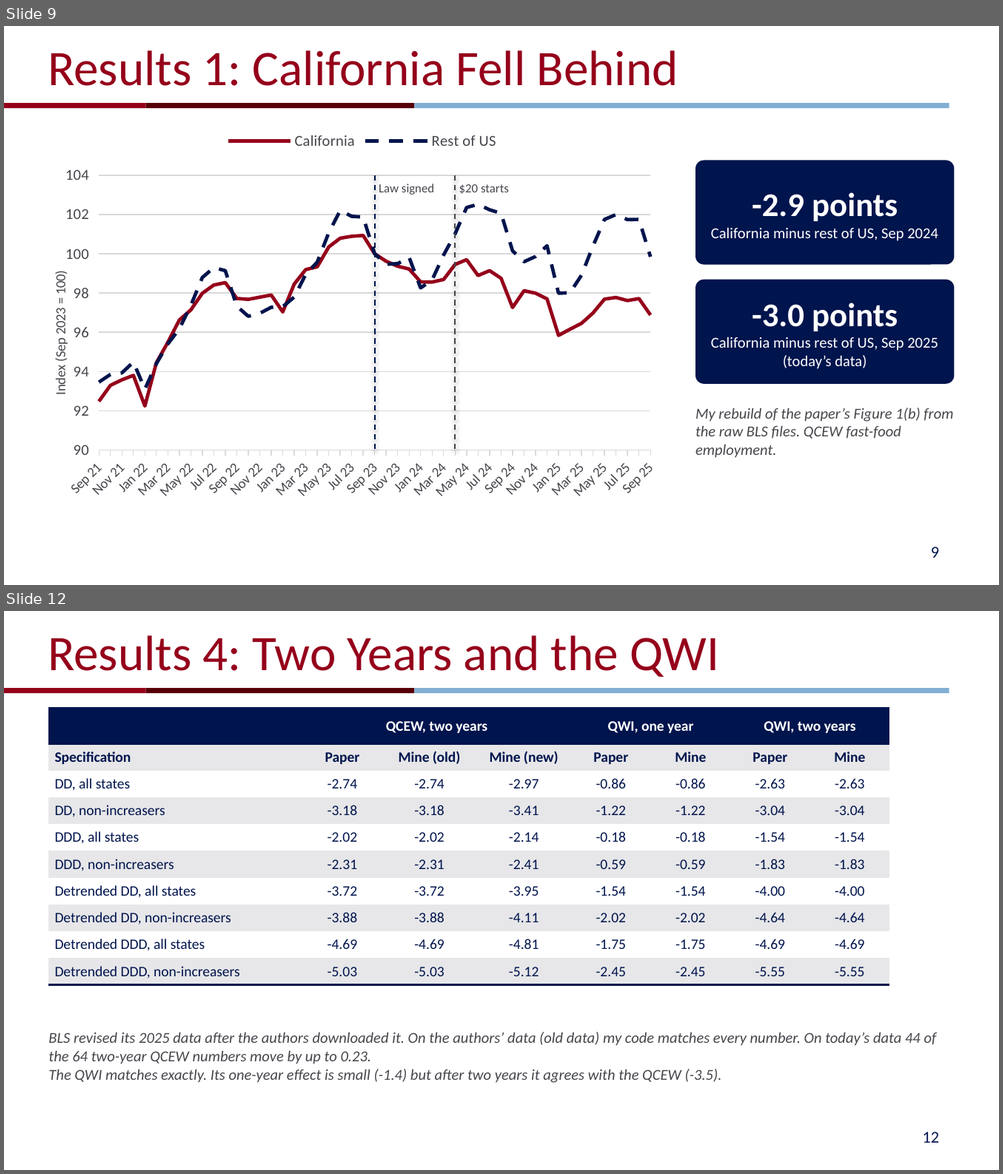
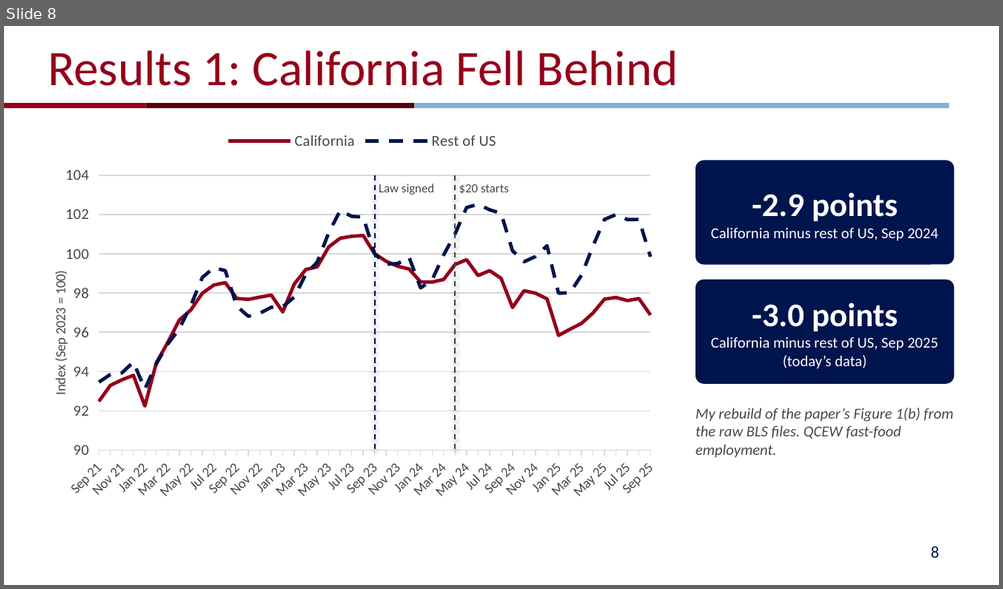
Before and after one commit to NitinLodha2812/stat5200-fastfood-replication, a slide deck: presentation/replication_presentation.pptx. Shown one above the other, each under a label of ours: slides 9 and 12 before the commit, slide 8 after it; the slides between them are not shown. The pictures are 1003x1174 and 1003x589 pixels, drawn with LibreOffice and Linux fonts; fonts in the diff are those of the drawing; background and template pictures are left out. Boxes give left, top, right and bottom in pixels: in the first picture for what was removed or moved away, otherwise in the second. Text is boxed around its words. In the diff, an @@ line names an element or a change of style, - is before the commit and + after.

```diff
--- a/presentation/replication_presentation.pptx
+++ b/presentation/replication_presentation.pptx
@@ slide 12 removed at (x1=4, y1=611, x2=999, y2=1170), background #FFFFFF; not listed: 3 template elements that a slide beside it also shows @@
@@ title removed at (x1=48, y1=635, x2=719, y2=677) @@
-Results 4: Two Years and the QWI
@@ table removed at (x1=48, y1=709, x2=889, y2=982), 10 rows, 8 columns @@
- | QCEW, two years |  |  | QWI, one year |  | QWI, two years | 
-Specification | Paper | Mine (old) | Mine (new) | Paper | Mine | Paper | Mine
-DD, all states | -2.74 | -2.74 | -2.97 | -0.86 | -0.86 | -2.63 | -2.63
-DD, non-increasers | -3.18 | -3.18 | -3.41 | -1.22 | -1.22 | -3.04 | -3.04
-DDD, all states | -2.02 | -2.02 | -2.14 | -0.18 | -0.18 | -1.54 | -1.54
-DDD, non-increasers | -2.31 | -2.31 | -2.41 | -0.59 | -0.59 | -1.83 | -1.83
-Detrended DD, all states | -3.72 | -3.72 | -3.95 | -1.54 | -1.54 | -4.00 | -4.00
-Detrended DD, non-increasers | -3.88 | -3.88 | -4.11 | -2.02 | -2.02 | -4.64 | -4.64
-Detrended DDD, all states | -4.69 | -4.69 | -4.81 | -1.75 | -1.75 | -4.69 | -4.69
-Detrended DDD, non-increasers | -5.03 | -5.03 | -5.12 | -2.45 | -2.45 | -5.55 | -5.55
@@ text removed at (x1=48, y1=1032, x2=936, y2=1083) @@
-BLS revised its 2025 data after the authors downloaded it. On the authors’ data (old data) my code matches every number. On today’s data 44 of the 64 two-year QCEW numbers move by up to 0.23.
-The QWI matches exactly. Its one-year effect is small (-1.4) but after two years it agrees with the QCEW (-3.5).
@@ page number removed at (x1=922, y1=1132, x2=939, y2=1143) @@
-12
@@ what was slide 9 is now slide 8 @@
@@ page number at (x1=930, y1=546, x2=939, y2=558): text changed @@
-9
+8
```
Also in this commit, not shown: 11 slides changed, 4 other slides removed, 2 other files.
